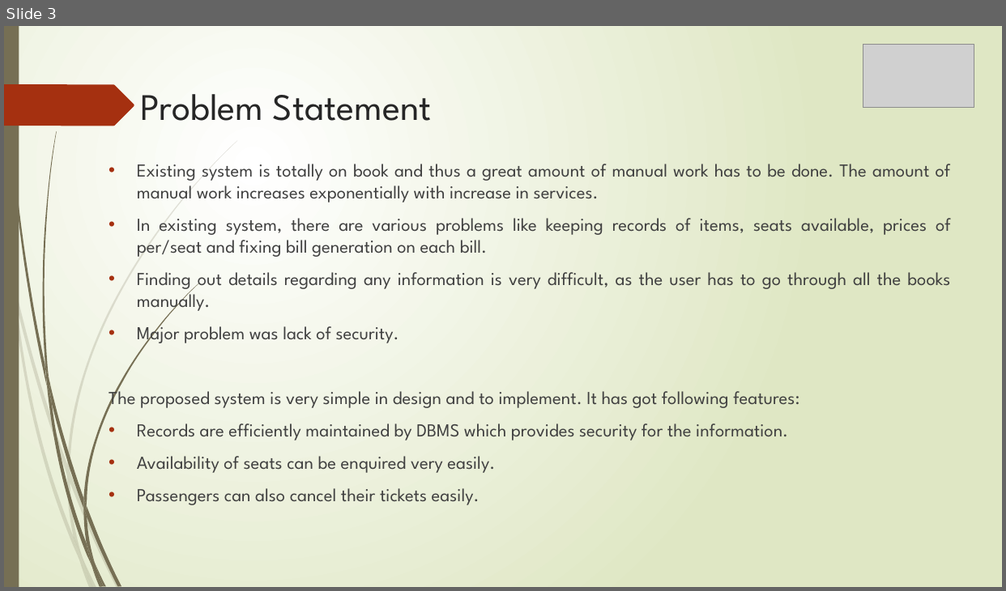
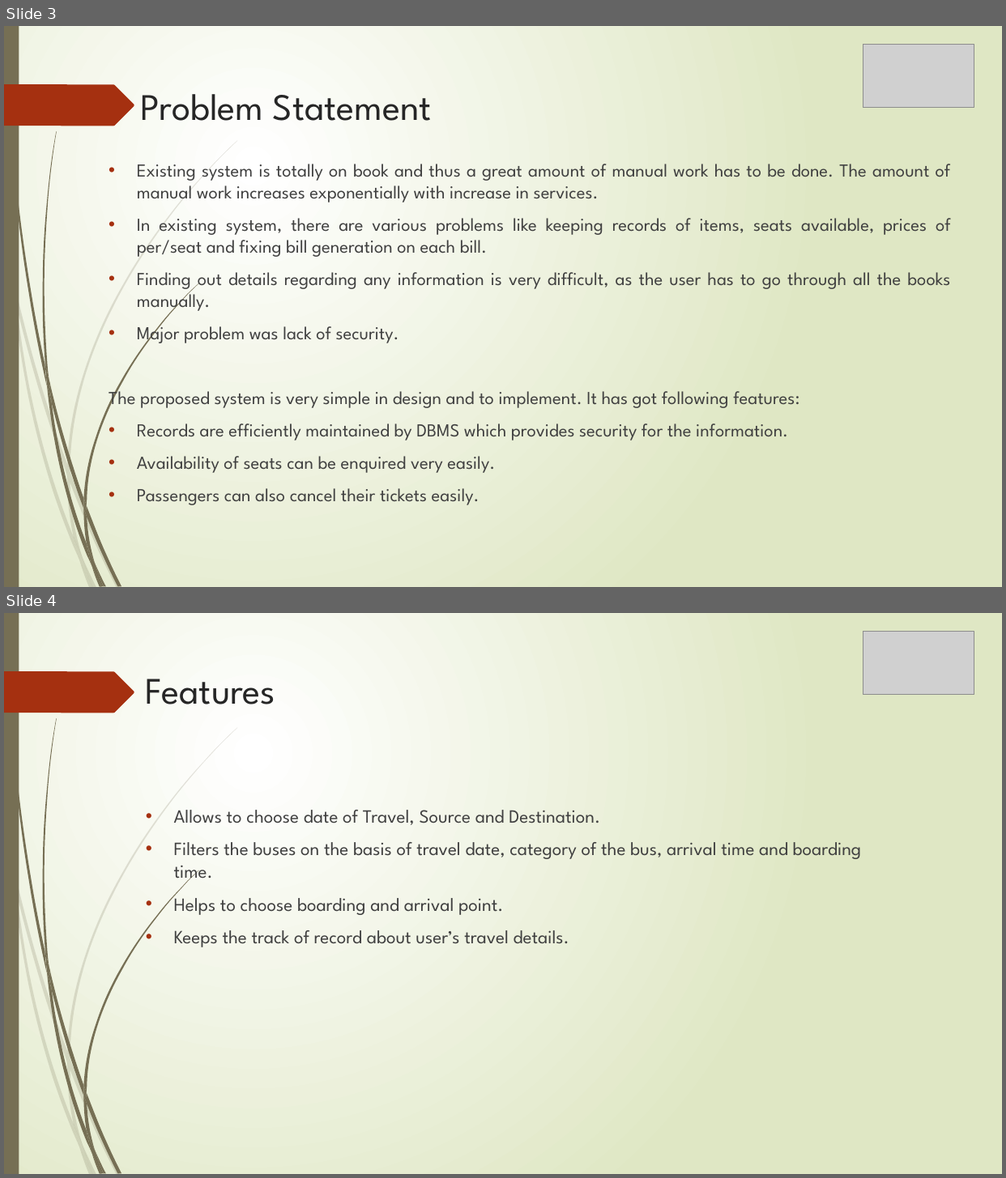
Before and after one commit to ateevag/javaproject, a slide deck: Bus Reservation System.pptx. Shown one above the other, each under a label of ours: slide 3 before the commit, slides 3 and 4 after it. The pictures are 1006x591 and 1006x1178 pixels, drawn with LibreOffice and Linux fonts; fonts in the diff are those of the drawing; grey boxes stand for pictures. Boxes give left, top, right and bottom in pixels: in the first picture for what was removed or moved away, otherwise in the second. Text is boxed around its words. In the diff, an @@ line names an element or a change of style, - is before the commit and + after.

```diff
--- a/Bus Reservation System.pptx
+++ b/Bus Reservation System.pptx
@@ slide 4 added at (4,613,1002,1174), background gradient #FFFFFF to #DFE8C4; not listed: 24 template elements that a slide beside it also shows @@
@@ picture added at (863,631,974,695) @@
@@ title added at (146,679,275,705), 36 pt, text #262626 @@
+Features
@@ text added at (174,810,862,948), 18 pt, text #404040 @@
+• Allows to choose date of Travel, Source and Destination.
+• Filters the buses on the basis of travel date, category of the bus, arrival time and boarding time.
+• Helps to choose boarding and arrival point.
+• Keeps the track of record about user’s travel details.
```
Also in this commit, not shown: 2 slides changed, 2 other slides added, 2 slides removed.
